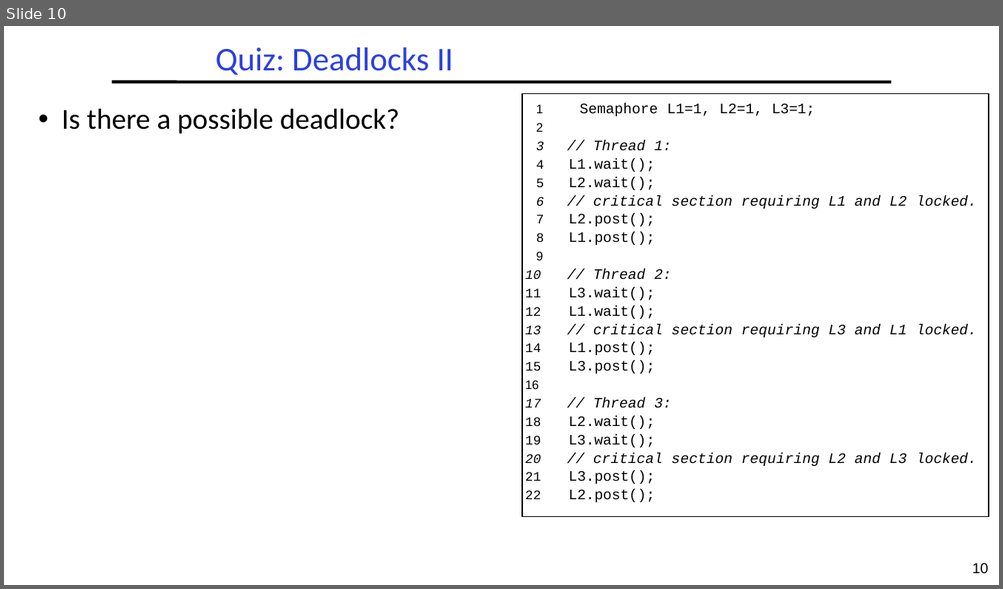
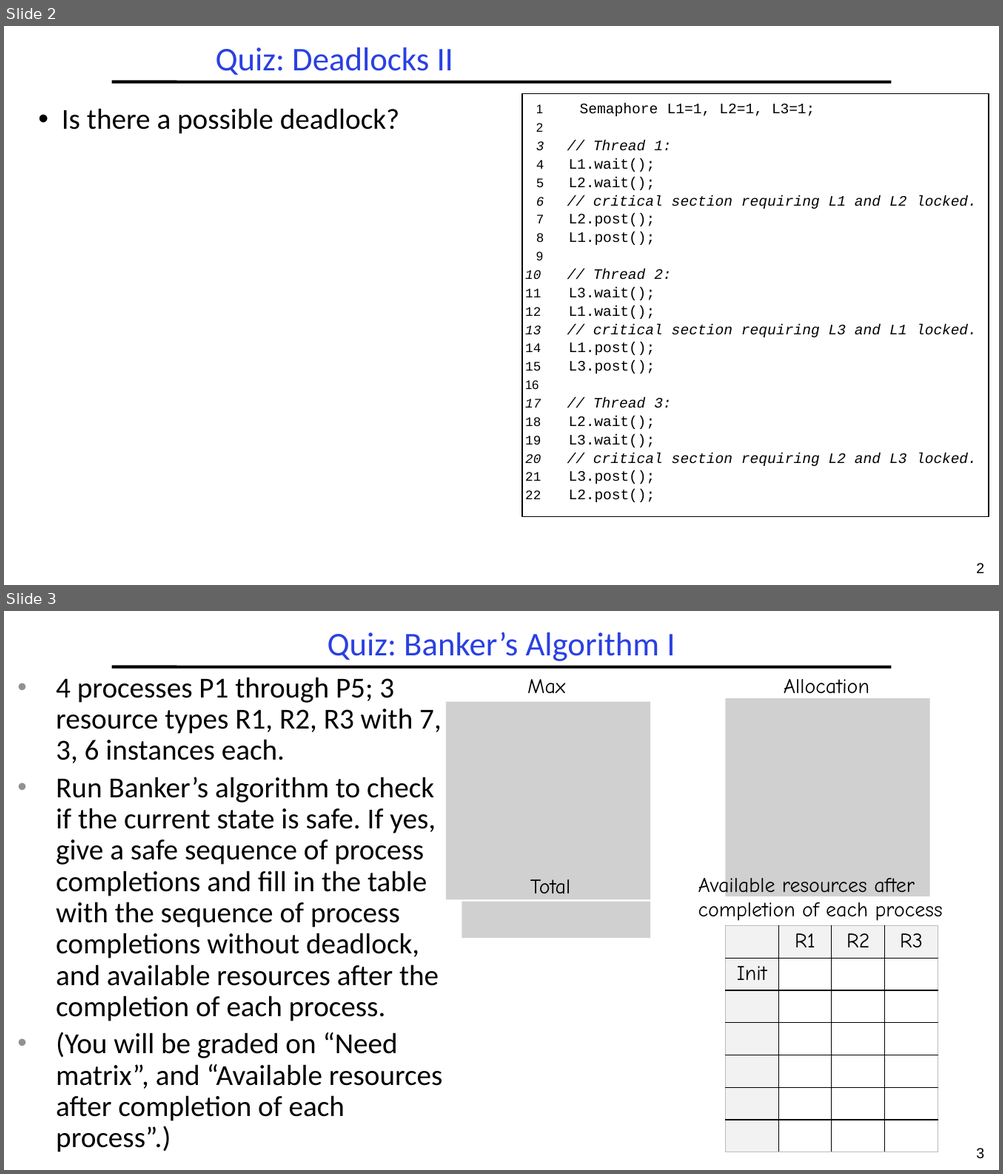
Before and after one commit to guhofstra/CSC256Fa25, a slide deck: PPTs/L4-Exercises.pptx. Shown one above the other, each under a label of ours: slide 10 before the commit, slides 2 and 3 after it. The pictures are 1003x589 and 1003x1174 pixels, drawn with LibreOffice and Linux fonts; fonts in the diff are those of the drawing; grey boxes stand for pictures. Boxes give left, top, right and bottom in pixels: in the first picture for what was removed or moved away, otherwise in the second. Text is boxed around its words. In the diff, an @@ line names an element or a change of style, - is before the commit and + after.

```diff
--- a/PPTs/L4-Exercises.pptx
+++ b/PPTs/L4-Exercises.pptx
@@ slide 3 added at (x1=4, y1=611, x2=999, y2=1170), background #FFFFFF; not listed: 2 template elements that a slide beside it also shows @@
@@ title added at (x1=327, y1=632, x2=674, y2=661), 32 pt, text #2A40E2 @@
+Quiz: Banker’s Algorithm I
@@ text added at (x1=56, y1=677, x2=443, y2=1153), 28 pt, text #000000 @@
+• 4 processes P1 through P5; 3 resource types R1, R2, R3 with 7, 3, 6 instances each.
+• Run Banker’s algorithm to check if the current state is safe. If yes, give a safe sequence of process completions and fill in the table with the sequence of process completions without deadlock, and available resources after the completion of each process.
+• (You will be graded on “Need matrix”, and “Available resources after completion of each process”.)
@@ text added at (x1=527, y1=679, x2=565, y2=694), 20 pt, text #000000 @@
+Max
@@ picture added at (x1=726, y1=698, x2=930, y2=897) @@
@@ text added at (x1=783, y1=679, x2=869, y2=700), 20 pt, text #000000 @@
+Allocation
@@ picture added at (x1=446, y1=702, x2=650, y2=900) @@
@@ text added at (x1=698, y1=874, x2=942, y2=921), 20 pt, text #000000 @@
+Available resources after completion of each process
@@ text added at (x1=530, y1=880, x2=570, y2=901), 20 pt, text #000000 @@
+Total
@@ picture added at (x1=462, y1=902, x2=651, y2=939) @@
@@ table added at (x1=726, y1=925, x2=937, y2=1152), 7 rows, 4 columns @@
+ | R1 | R2 | R3
+Init |  |  | 
+ |  |  | 
+ |  |  | 
+ |  |  | 
+ |  |  | 
+ |  |  | 
@@ what was slide 10 is now slide 2 @@
@@ page number at (x1=976, y1=563, x2=984, y2=574): text changed @@
-10
+2
```
Also in this commit, not shown: 7 slides changed, 2 other slides added, 1 slide removed, 4 other files.
